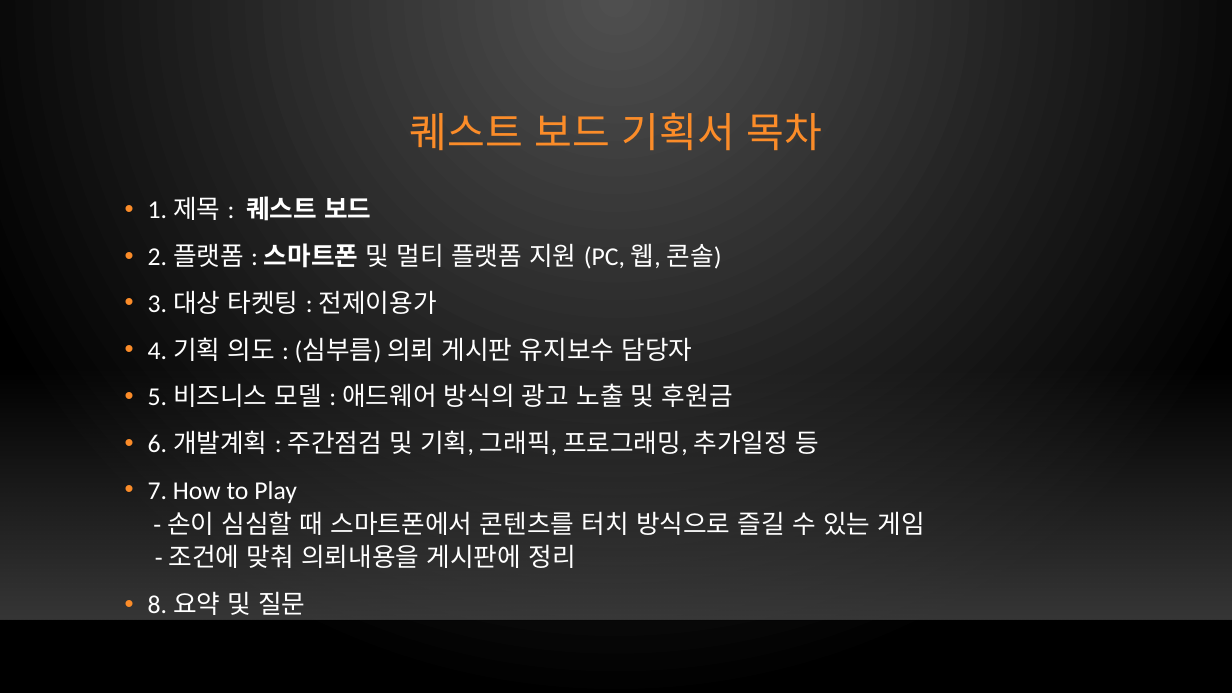
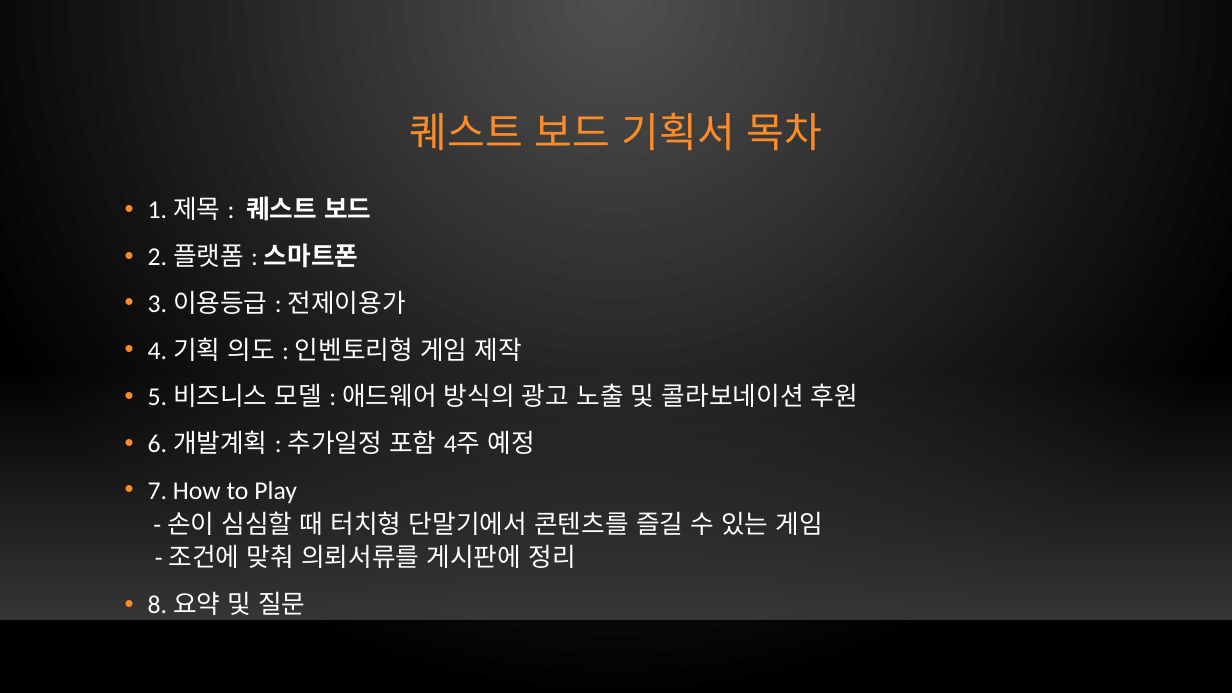
Before and after one commit to xqiwipx/first_project, a slide deck: slide 2 of Kims_project.pptx. Drawn at 1232x693 pixels with LibreOffice and Linux fonts; fonts in the diff are those of the drawing; background and template pictures are left out. Boxes give left, top, right and bottom in pixels: in the first picture for what was removed or moved away, otherwise in the second. Text is boxed around its words. In the diff, an @@ line names an element or a change of style, - is before the commit and + after.

Commit message:
Update Kims_project.pptx
내용 수정

```diff
--- a/Kims_project.pptx
+++ b/Kims_project.pptx
@@ text at box(148, 243, 858, 568): text changed @@
-• 2. 플랫폼 : 스마트폰 및 멀티 플랫폼 지원 (PC, 웹, 콘솔)
-• 3. 대상 타켓팅 : 전제이용가
-• 4. 기획 의도 : (심부름) 의뢰 게시판 유지보수 담당자
-• 5. 비즈니스 모델 : 애드웨어 방식의 광고 노출 및 후원금
-• 6. 개발계획 : 주간점검 및 기획, 그래픽, 프로그래밍, 추가일정 등
-• 7. How to Play
-  - 손이 심심할 때 스마트폰에서 콘텐츠를 터치 방식으로 즐길 수 있는 게임
-  - 조건에 맞춰 의뢰내용을 게시판에 정리
+• 2. 플랫폼 : 스마트폰
+• 3. 이용등급 : 전제이용가
+• 4. 기획 의도 : 인벤토리형 게임 제작
+• 5. 비즈니스 모델 : 애드웨어 방식의 광고 노출 및 콜라보네이션 후원
+• 6. 개발계획 : 추가일정 포함 4주 예정
+• 7. How to Play
+  - 손이 심심할 때 터치형 단말기에서 콘텐츠를 즐길 수 있는 게임
+  - 조건에 맞춰 의뢰서류를 게시판에 정리
```
Also in this commit, not shown: 22 other slides changed, 1 slide removed.
